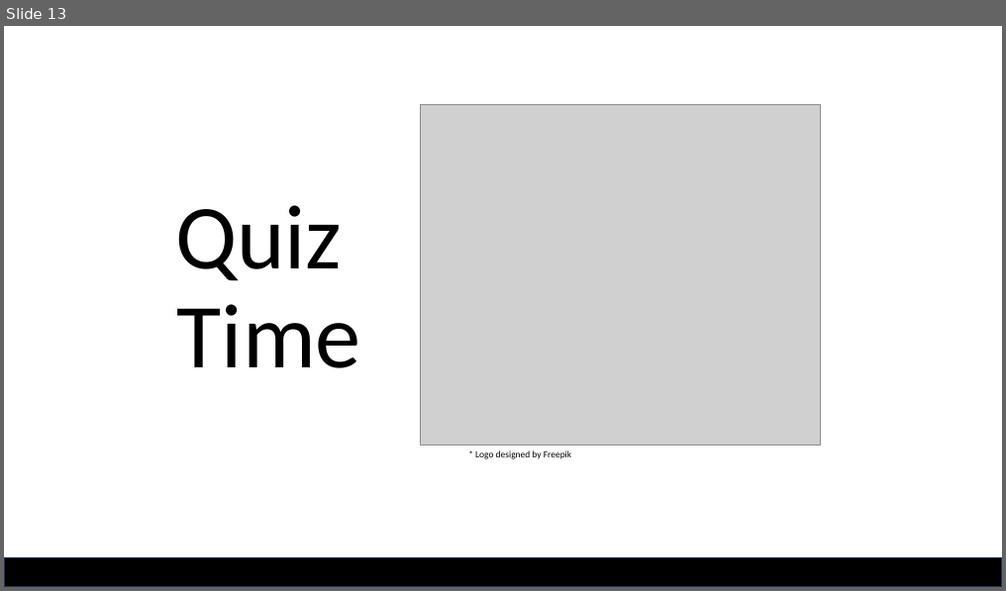
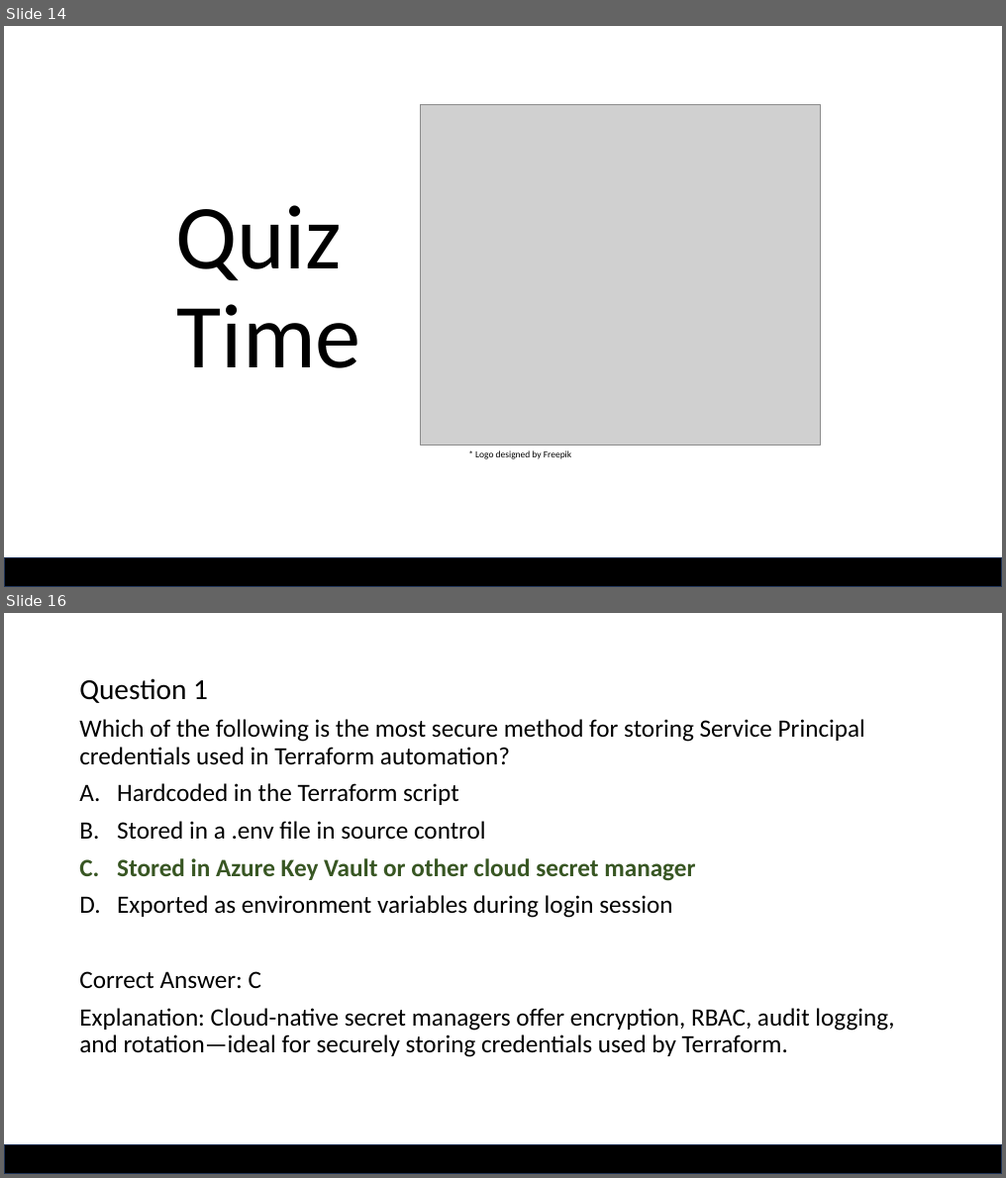
Before and after one commit to qatip/tf-int-trainers, a slide deck: module_3_cloud_authentication.pptx. Shown one above the other, each under a label of ours: slide 13 before the commit, slides 14 and 16 after it; the slides between them are not shown. The pictures are 1006x591 and 1006x1178 pixels, drawn with LibreOffice and Linux fonts; fonts in the diff are those of the drawing; grey boxes stand for pictures; background and template pictures are left out. Boxes give left, top, right and bottom in pixels: in the first picture for what was removed or moved away, otherwise in the second. Text is boxed around its words. In the diff, an @@ line names an element or a change of style, - is before the commit and + after.

```diff
--- a/module_3_cloud_authentication.pptx
+++ b/module_3_cloud_authentication.pptx
@@ slide 16 added at bbox=[4, 613, 1002, 1174], background #FFFFFF; not listed: 2 template elements that a slide beside it also shows @@
@@ text added at bbox=[79, 678, 894, 1058], 24 pt, text #000000 @@
+Question 1
+Which of the following is the most secure method for storing Service Principal credentials used in Terraform automation?
+A. Hardcoded in the Terraform script
+B. Stored in a .env file in source control
+C. Stored in Azure Key Vault or other cloud secret manager
+D. Exported as environment variables during login session
+Correct Answer: C
+Explanation: Cloud-native secret managers offer encryption, RBAC, audit logging, and rotation—ideal for securely storing credentials used by Terraform.
@@ what was slide 13 is now slide 14 @@
```
Also in this commit, not shown: 1 slide changed, 6 other slides added, 1 other file.
